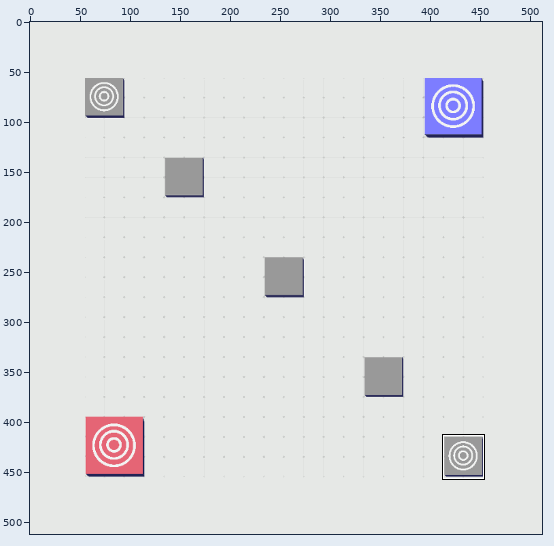
Sprite sheet: Assets/Resources/Sprites/_diagonal.png. Above: a wide view before the commit, with the close-up outlined.
Close-up. As it was:
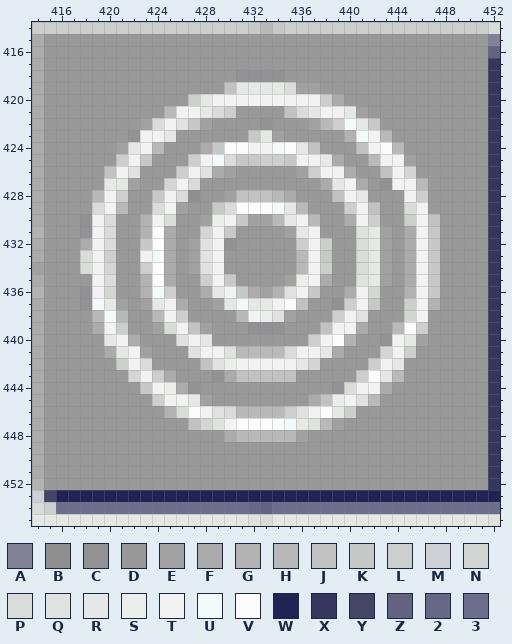
The file is 512x512 pixels. Colours within 5 levels of each other are drawn and written as one. Shown: x 414..452, y 414..455. The commit also changed other parts of the picture, which this record leaves out.
Palette (. is transparent): A #818295  B #8f8f8f  C #929295  D #999999  E #a1a1a1  F #ababab  G #b2b2b2  H #b9b9b9  J #c2c2c2  K #c7c9c7  L #cdcfcd  M #ced0d5  N #d4d6d4  P #dadcda  Q #e0e2e0  R #e6e8e6  S #eceeea  T #f2f2f2  U #f3fbfa  V #fcfcfc  W #222355  X #36365f  Y #454568  Z #636381  2 #676887  3 #6c6e8c
Pixels before, first column x 414:
414 LLLLLLLLLLLLLLLLLLKHKLLLLLLLLLLLLLLLLLP
415 FDDDDDDDDDDDDDDDDDDDDDDDDDDDDDDDDDDDDDA
416 FDDDDDDDDDDDDDDDDDDDDDDDDDDDDDDDDDDDDDZ
417 FDDDDDDDDDDDDDDDDDDDDDDDDDDDDDDDDDDDDDX
418 FDDDDDDDDDDDDDDDDCCCCDDDDDDDDDDDDDDDDDX
419 FDDDDDDDDDDDDDDDJRRRRPEEDDDDDDDDDDDDDDX
420 FDDDDDDDDDDDDLRTTTTTTTTTLFDDDDDDDDDDDDX
421 FDDDDDDDDDDHTTRPLDDDDJPRTTREDDDDDDDDDDX
422 FDDDDDDDDEPTQKEDDDDCDDDEHLURKDDDDDDDDDX
423 FDDDDDDDCTTRDDDDDDKREDDDDDGUTHDDDDDDDDX
424 FDDDDDDERTHDDDFKVVTTUVRJDDDJTVHDDDDDDDX
425 FDDDDDDLTKDDDLTUPKKLLKTTRFDDHTTEDDDDDDX
426 FDDDDDJTQDDDLTQFEDDDDDELTTFDDJTNDDDDDDX
427 FDDDDDRREDDNTPDDDDDDDDDDFRTFDCTTHDDDDDX
428 FDDDDHTLDDKTPBDDEJJJHFDDDJTRDDDTLDDDDDX
429 FDDDDPTHDDPTEDDKPVVVURHDDDLTJDDPTDDDDDX
430 FDDDCTPDDGTPDDESTKEEHRTHDDFTLDDLTJDDDDX
431 GDDDCTPDDGVFDDNTKDDDDERTDDDQREDFTKDDDDX
432 FDDDFTPDDKVFDEQTCDDDDDLTLDDPREDFTKDDDDX
433 FDDDPTLDDTUFDEQTDDDDDDHTKDDPREDFTKDDDDX
434 EDDDPTNDDLVFDEQTDDDDDDHTLDDPREDFTKDDDDX
435 FDDDDTPDDGVFDDLTKDDDDESTFDDQREDFTKDDDDX
436 GDDDCTNDDGULDDFRTKFEGQTKDDFTNDDGTKDDDDX
437 FDDDCUREDERTFDDERURRTVJDDCLTKDDLTGDDDDX
438 FDDDDHUHDDHTLDDDDHTSQEDDDLTQDDDNTDDDDDX
439 FDDDDFTLDDEPTJEDDDCCCDDDJTTFDDHVLDDDDDX
440 FDDDDDRTFDDDQTRDDDDDDDDLTVGDDCTREDDDDDX
441 FDDDDDFRTEDDDQTTQHHHHPTTRFDDDNTLDDDDDDX
442 FDDDDDDLTPDDDDJQSTTTTTRNDDDDLTRDDDDDDDX
443 FDDDDDDDNTLFDDDCFJJJJJDDDDDLVRHDDDDDDDX
444 FDDDDDDDDKTSFCDDDDDDDDDDDCPTTFDDDDDDDDX
445 FDDDDDDDDDLTTREDDDDDDDDFJSTQHDDDDDDDDDX
446 FDDDDDDDDDDGPVTQPHHHHLQTVRLDDDDDDDDDDDX
447 FDDDDDDDDDDDDJNQTVVVVURQHEDDDDDDDDDDDDX
448 FDDDDDDDDDDDDDDDFHHHHHEDDDDDDDDDDDDDDDX
449 FDDDDDDDDDDDDDDDDDDDDDDDDDDDDDDDDDDDDDX
450 FDDDDDDDDDDDDDDDDDDDDDDDDDDDDDDDDDDDDDX
451 FDDDDDDDDDDDDDDDDDDDDDDDDDDDDDDDDDDDDDX
452 GDDDDDDDDDDDDDDDDDDDDDDDDDDDDDDDDDDDDDX
453 MYWWWWWWWWWWWWWWWWWWWWWWWWWWWWWWWWWWWWW
454 PL33333333333333332Z3333333333333333333
455 RRRRRRRRRRRRRRRRRRQPRRRRRRRRRRRRRRRRRRQ
After the commit:
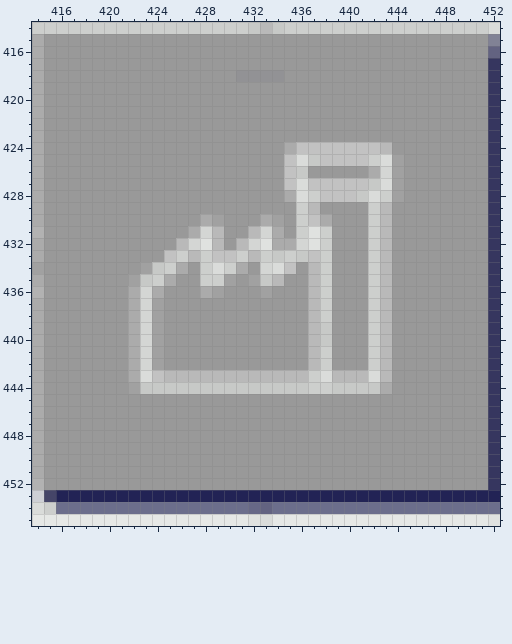
Change:
Changed rows in their new state; - is an unchanged pixel.
first column x 418:
419 ------------DDDDDDDD----------
420 ---------DDDDDDDDDDDDD--------
421 -------DDDDDD----DDDDDDD------
422 -----DDDDDD----D---DDDDDD-----
423 ----DDDD------DDD-----DDDD----
424 ---DDDD---DDDDDDDFJ-JJJ-JHD---
425 ---DDD---DDDDDDDDJPKJJJJLPED--
426 --DDD---DDDDD----JKDDDD-FNED--
427 --DDD--DDD-------JPJJJJJKPEDD-
428 -DDD--DDDD--DDDDD-PLJ-JKPLEDD-
429 -DDD--DDD--DDDDDDDLH--DDLH-DD-
430 DDD--DDD--FEDDDFEDLJF-DD-H-DDD
431 DDD--DDD-F-HD-HNFDLQL--DLH-DDD
432 DDD--DDDHN-HDHNQFFNQ---DLH-DDD
433 DDD--DDJLHLJJLHLKLKJL--DLH-DDD
434 DDD--EKLFDLPLF-NPJDH---DLH-DDD
435 -DD-EKL----LE-EKHDDHL--DLH-DDD
436 DDD-FNFD---EDDD-DDDHL-DDLH-DDD
437 DDDDFNEDD--DDDDDDDDHLDDDLH-DDD
438 -DDDFNEDD----DDDDD-HLDDDLH-DD-
439 -DDDFN-DDDD---DDD--HKDDDLHDDD-
440 --DD-NE-DDD--------HKDD-LHDDD-
441 --DDFNE--DDDDDDDDDDHLD--LHDD--
442 ---DFNE---DDDDDDDDDHL----HD---
443 ----FPJHHHHHHHHHHHHLPHHHPHD---
444 ----E-KKKKKKKKKKKKKLLKKKK-----
445 ------DDDDD--------DDDDDD-----
446 -------DDDDDDDDDDDDDDDD-------
447 ---------DDDDDDDDDDDDD--------
448 ------------DDDDDDD-----------
Pixel boxes of the changes (left, top, right, bottom) in both close-ups:
changed: (80, 82, 440, 442)
